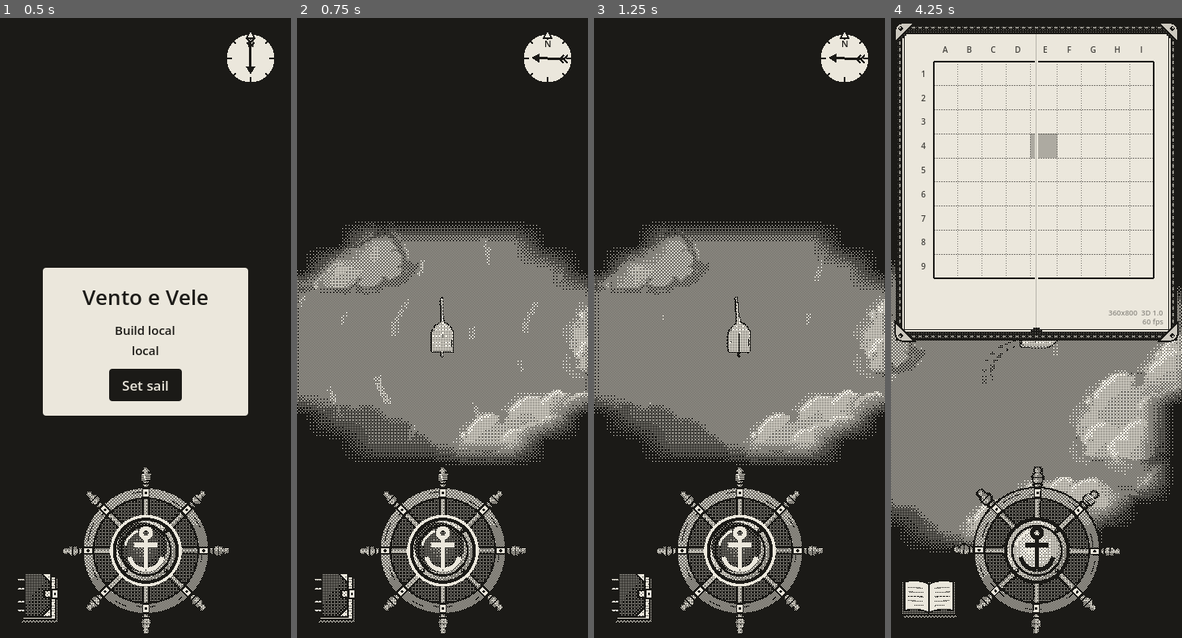
Above: before the commit, frames 1-4 (left to right).
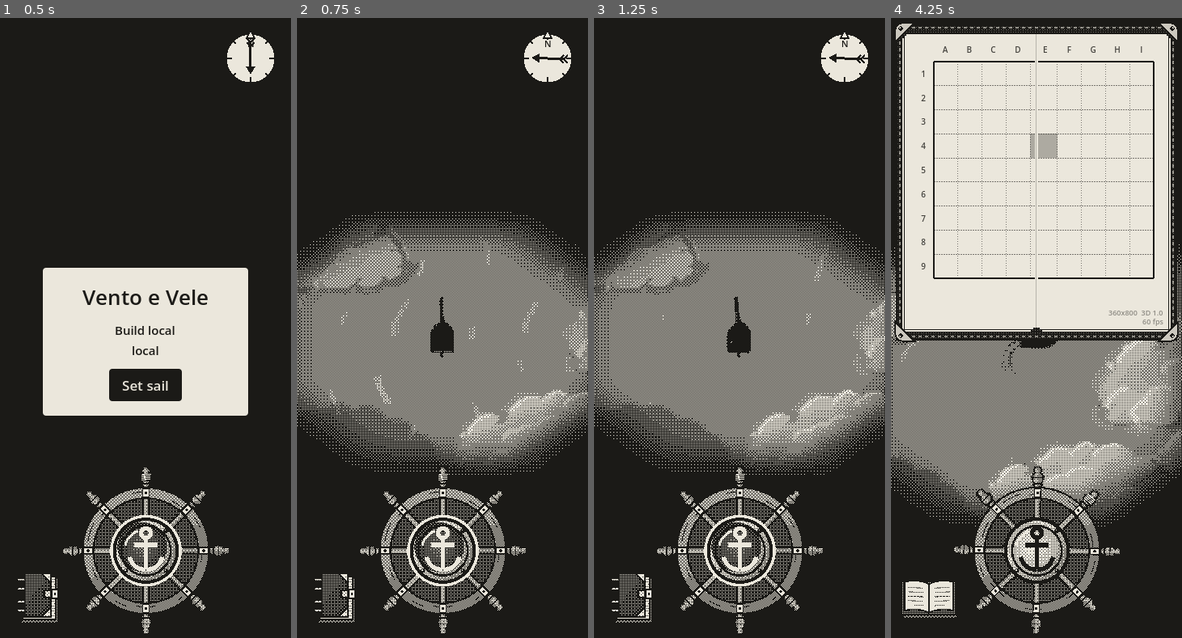
Above: after the commit, the same moments.

Repository: EnricoLabarile/Sail
Game: Godot game, scene res://Assets/Scenes/Overworld.tscn
Same seed, same stepped clock (60 frames per second), same inputs: the game is played once before the commit and once after it.
Inputs (mouse positions are in pixels of both pictures, inside the frame that each line leads up to):
- Up to frame 1 (0.5 s): no input
- Up to frame 2 (0.75 s): click "Set sail" at 0.5 s
- Up to frame 3 (1.25 s): no input
- Up to frame 4 (4.25 s): tap Enter (ui_accept) at 1.25 s; drag from (1036, 545) to (1065, 197) at 1.27 s; drag from (928, 600) to (1021, 470) at 2.02 s; move the mouse to (1065, 197) at 2.77 s; hold Right (ui_right) 2.78-3.5 s; drag from (1021, 470) to (949, 247) at 3.52 s

Frame 1 is identical in both runs. In frame 2, 1.2% of the frame differs, in the area x 0-100%, y 31-74%; in frame 3, 1.2%; in frame 4, 3.3%, in the area x 0-100%, y 36-87%.

Commit message:
Tune boat speed, fog, and scene lighting
Lower the boat's top speed, widen the fog edge in Overworld, remove the directional light, and update the logo asset.

Diff:
--- a/Assets/Boat/boat.gd
+++ b/Assets/Boat/boat.gd
@@ -4,7 +4,7 @@
 ## her rudder; Space works the anchor. Her camera follows her without turning.
 ## 1 unit = 10 px of the HTML prototype.
 
-@export var top_speed := 8.4        # m/s with the sail at its best (doubled by Enrico; the prototype had ~4.2)
+@export var top_speed := 5        # m/s with the sail at its best (doubled by Enrico; the prototype had ~4.2)
 @export var accel := 0.9            # how quickly she gathers way (higher = quicker)
 @export var anchor_bite := 4.0      # how quickly the anchor stops her
 @export var turn_rate := 2.25       # rad/s at full rudder, whatever her speed (Enrico: between the old 1.5 and 3)
--- a/Assets/Landscape/world/fog.gdshader
+++ b/Assets/Landscape/world/fog.gdshader
@@ -16,7 +16,7 @@
 uniform vec4 fog_color : source_color = vec4(0.0, 0.0, 0.0, 1.0);   // black: ink once dithered
 // How wide the fog's soft edge is, in metres (sea.gd's fog_falloff, in the Sea node's Inspector).
 // 0 = as it comes: soft over about one cell (4.8 m). More = a wider, softer edge (a small blur).
-uniform float falloff : hint_range(0.0, 30.0) = 0.0;
+uniform float falloff : hint_range(0.0, 30.0) = 0;
 
 void vertex() {
 	// Stretch the rectangle (a 1 x 1 QuadMesh, corners at -0.5 and 0.5) over the whole screen.
--- a/Assets/Scenes/Overworld.tscn
+++ b/Assets/Scenes/Overworld.tscn
@@ -11,11 +11,9 @@
 
 [node name="Node3D" type="Node3D" unique_id=1254907948]
 
-[node name="Sun" type="DirectionalLight3D" parent="." unique_id=387418916]
-transform = Transform3D(0.866, -0.354, 0.354, 0, 0.707, 0.707, -0.5, -0.612, 0.612, 0, 10, 0)
-
 [node name="Sea" parent="." unique_id=1750240136 instance=ExtResource("1_sea")]
 transform = Transform3D(1, 0, 0, 0, 1, 0, 0, 0, 1, 0.11217594, 0.08686733, -0.18092918)
+fog_falloff = 3.0
 
 [node name="Coast" type="Node3D" parent="." unique_id=2108873514]
 
Binary file changed: Assets/UI/Logo/Logo.png
Not shown, added: Assets/UI/Logo/Logo.png~
